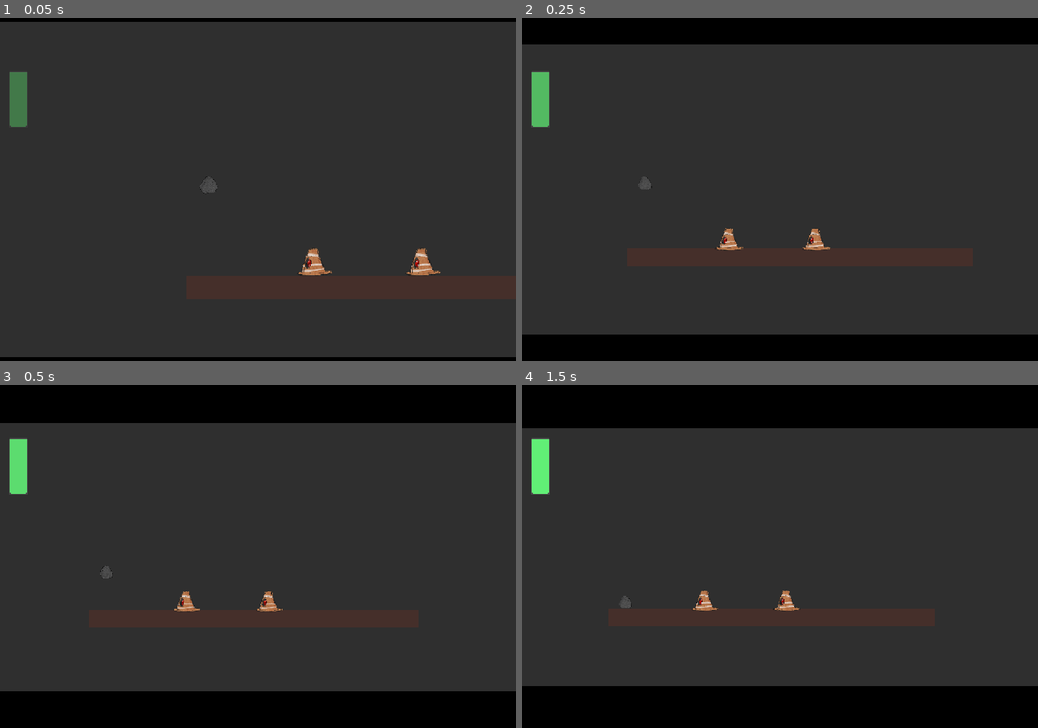
Above: before the commit, frames 1-4 (two rows, left to right).
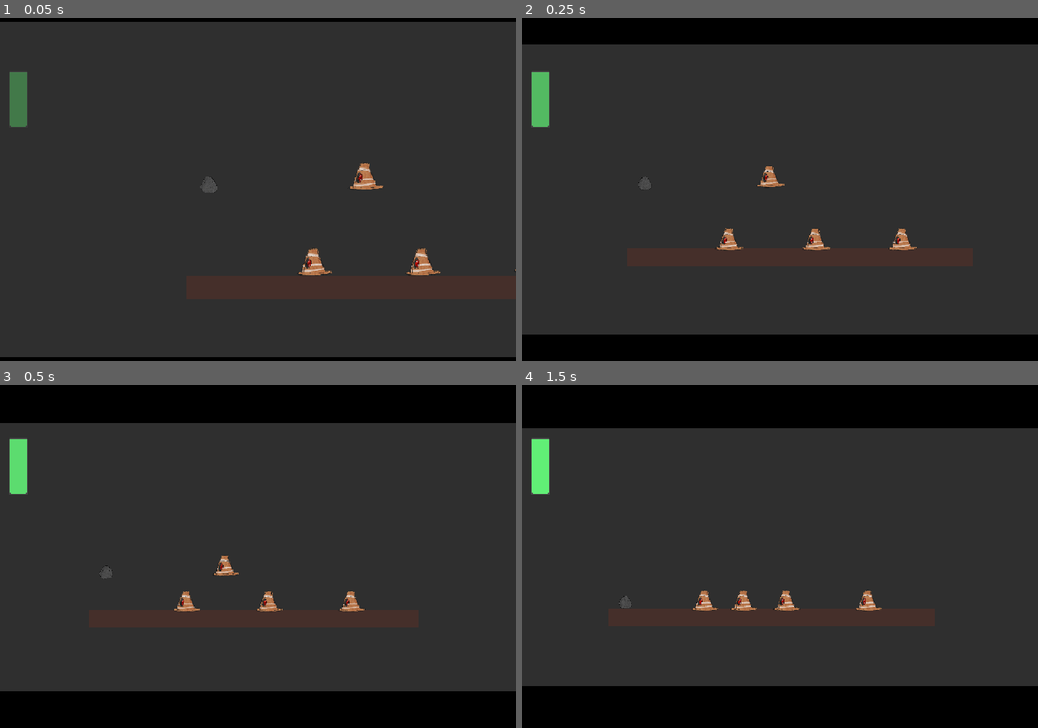
Above: after the commit, the same moments.

Repository: NotBirds/Not-Birds
Game: Godot game, scene res://scenes/levels/tests/enemies_test.tscn
Two runs of this game, one before a commit and one after it. Both use one fixed random seed, a clock stepped at 60 frames per second and the inputs below. This scene is started directly instead of the project's main scene. Sound files missing from this copy of the repository are replaced by a short silence.
Inputs (mouse positions are in pixels of both pictures, inside the frame that each line leads up to):
- Up to frame 1 (0.05 s): no input
- Up to frame 2 (0.25 s): no input
- Up to frame 3 (0.5 s): no input
- Up to frame 4 (1.5 s): move the mouse to (630, 573) at 0.52 s; press the mouse at (630, 573) at 0.53 s; move the mouse to (676, 577) at 1.27 s; release the mouse at (676, 577) at 1.28 s; click (676, 577) at 1.35 s

The runs differ from the first frame. In frame 1, 0.3% of the frame differs, in the area x 38-100%, y 42-74%; in frame 2, 0.3%, in the area x 22-77%, y 43-68%; in frame 3, 0.3%; in frame 4, 0.3%.

Commit message:
Add repelling and pulling enemies

Diff:
--- a/default_bus_layout.tres
+++ b/default_bus_layout.tres
@@ -1,4 +1,4 @@
 [gd_resource type="AudioBusLayout" format=2]
 
 [resource]
-bus/0/volume_db = -22.5766
+bus/0/volume_db = -9.63761
--- a/project.godot
+++ b/project.godot
@@ -19,6 +19,11 @@
 "language": "GDScript",
 "path": "res://scripts/destroyable.gd"
 }, {
+"base": "Destroyable",
+"class": "Enemy",
+"language": "GDScript",
+"path": "res://scripts/enemy.gd"
+}, {
 "base": "RigidBody2D",
 "class": "WithForce",
 "language": "GDScript",
@@ -27,6 +32,7 @@
 _global_script_class_icons={
 "BirdKiller": "",
 "Destroyable": "",
+"Enemy": "",
 "WithForce": ""
 }
 
@@ -38,10 +44,6 @@
 boot_splash/image="res://assets/sprites/enemy.png"
 boot_splash/bg_color=Color( 1, 0, 0.843137, 1 )
 config/icon="res://assets/icon.png"
-
-[audio]
-
-default_bus_layout=""
 
 [autoload]
 
--- /dev/null
+++ b/scenes/entities/enemies/enemy_floating.tscn
@@ -0,0 +1,7 @@
+[gd_scene load_steps=3 format=2]
+
+[ext_resource path="res://scenes/entities/enemies/enemy.tscn" type="PackedScene" id=1]
+[ext_resource path="res://scripts/enemy_floating.gd" type="Script" id=2]
+
+[node name="enemy" instance=ExtResource( 1 )]
+script = ExtResource( 2 )
--- /dev/null
+++ b/scenes/entities/enemies/enemy_puller.tscn
@@ -0,0 +1,15 @@
+[gd_scene load_steps=3 format=2]
+
+[ext_resource path="res://scenes/entities/enemies/enemy_repeler.tscn" type="PackedScene" id=1]
+
+[sub_resource type="CircleShape2D" id=1]
+radius = 384.083
+
+[node name="enemy_puller" instance=ExtResource( 1 )]
+force = -10.0
+
+[node name="CollisionShape2D" parent="repel_zone" index="0"]
+shape = SubResource( 1 )
+
+[node name="projectile" parent="repel_zone" index="1"]
+default_color = Color( 1, 0, 0, 1 )
--- /dev/null
+++ b/scenes/entities/enemies/enemy_repeler.tscn
@@ -0,0 +1,22 @@
+[gd_scene load_steps=4 format=2]
+
+[ext_resource path="res://scenes/entities/enemies/enemy.tscn" type="PackedScene" id=1]
+[ext_resource path="res://scripts/enemy_repeler.gd" type="Script" id=3]
+
+[sub_resource type="CircleShape2D" id=1]
+radius = 152.0
+
+[node name="enemy_repeler" instance=ExtResource( 1 )]
+script = ExtResource( 3 )
+force = 40.0
+
+[node name="repel_zone" type="Area2D" parent="." index="0"]
+collision_layer = 0
+
+[node name="CollisionShape2D" type="CollisionShape2D" parent="repel_zone" index="0"]
+modulate = Color( 0.160784, 0.0666667, 0.988235, 1 )
+shape = SubResource( 1 )
+
+[node name="projectile" type="Line2D" parent="repel_zone" index="1"]
+points = PoolVector2Array( 0, 0, 0, 0 )
+default_color = Color( 1, 1, 1, 1 )
--- a/scenes/entities/enemies/enemy_shooter.tscn
+++ /dev/null
@@ -1,21 +0,0 @@
-[gd_scene load_steps=4 format=2]
-
-[ext_resource path="res://scenes/entities/enemies/enemy.tscn" type="PackedScene" id=1]
-[ext_resource path="res://scripts/projectile_detection.gd" type="Script" id=2]
-
-[sub_resource type="CircleShape2D" id=1]
-radius = 152.0
-
-[node name="enemy" instance=ExtResource( 1 )]
-
-[node name="range" type="Area2D" parent="." index="0"]
-collision_layer = 0
-script = ExtResource( 2 )
-
-[node name="CollisionShape2D" type="CollisionShape2D" parent="range" index="0"]
-modulate = Color( 0.160784, 0.0666667, 0.988235, 1 )
-shape = SubResource( 1 )
-
-[node name="projectile" type="Line2D" parent="range" index="1"]
-points = PoolVector2Array( 0, 0, 0, 0 )
-default_color = Color( 1, 1, 1, 1 )
--- a/scenes/entities/scnBird.tscn
+++ b/scenes/entities/scnBird.tscn
@@ -36,6 +36,7 @@
 position = Vector2( -1.4, 6.2 )
 scale = Vector2( 0.2, 0.2 )
 frames = SubResource( 2 )
+frame = 1
 playing = true
 
 [node name="csHitbox" type="CollisionShape2D" parent="."]
--- a/scenes/levels/tests/enemies_test.tscn
+++ b/scenes/levels/tests/enemies_test.tscn
@@ -8,13 +8,21 @@
 [ext_resource path="res://scenes/entities/levelObjects/fight_zone.tscn" type="PackedScene" id=6]
 [ext_resource path="res://scenes/entities/levelObjects/camera_checkpoint.tscn" type="PackedScene" id=7]
 [ext_resource path="res://scenes/entities/enemies/enemy.tscn" type="PackedScene" id=8]
-[ext_resource path="res://scenes/entities/enemies/enemy_shooter.tscn" type="PackedScene" id=9]
+[ext_resource path="res://scenes/entities/enemies/enemy_repeler.tscn" type="PackedScene" id=9]
+[ext_resource path="res://scenes/entities/enemies/enemy_puller.tscn" type="PackedScene" id=10]
+[ext_resource path="res://scenes/entities/enemies/enemy_floating.tscn" type="PackedScene" id=11]
 
 [sub_resource type="RectangleShape2D" id=1]
 extents = Vector2( 64, 64 )
 
 [sub_resource type="RectangleShape2D" id=2]
 extents = Vector2( 16, 448 )
+
+[sub_resource type="RectangleShape2D" id=3]
+extents = Vector2( 16, 416 )
+
+[sub_resource type="RectangleShape2D" id=4]
+extents = Vector2( 607.75, 16 )
 
 [node name="level" type="Node2D"]
 
@@ -44,11 +52,25 @@
 position = Vector2( 1168, -128 )
 shape = SubResource( 2 )
 
+[node name="CollisionShape2D2" type="CollisionShape2D" parent="entities/fight_zone/bird_killer" index="1"]
+position = Vector2( -80, -160 )
+shape = SubResource( 3 )
+
+[node name="CollisionShape2D3" type="CollisionShape2D" parent="entities/fight_zone/bird_killer" index="2"]
+position = Vector2( 544.25, -592 )
+shape = SubResource( 4 )
+
 [node name="enemy" parent="entities/fight_zone/enemies" index="0" instance=ExtResource( 8 )]
 position = Vector2( 296, 216 )
 
 [node name="enemy2" parent="entities/fight_zone/enemies" index="1" instance=ExtResource( 9 )]
 position = Vector2( 600, 216 )
+
+[node name="enemy_repeler" parent="entities/fight_zone/enemies" index="2" instance=ExtResource( 10 )]
+position = Vector2( 904, 208 )
+
+[node name="enemy3" parent="entities/fight_zone/enemies" index="3" instance=ExtResource( 11 )]
+position = Vector2( 440, -24 )
 
 [node name="new_spawnpoint" parent="entities/fight_zone" index="5"]
 position = Vector2( 0, 232 )
--- a/scenes/levels/tests/scnLevel.tscn
+++ b/scenes/levels/tests/scnLevel.tscn
@@ -5,7 +5,7 @@
 [ext_resource path="res://scenes/entities/levelObjects/construction/triangle_wood.tscn" type="PackedScene" id=3]
 [ext_resource path="res://scenes/entities/levelObjects/construction/circle.tscn" type="PackedScene" id=4]
 [ext_resource path="res://assets/sprites/cursor.png" type="Texture" id=5]
-[ext_resource path="res://scenes/entities/enemies/enemy_shooter.tscn" type="PackedScene" id=6]
+[ext_resource path="res://scenes/entities/enemies/enemy_repeler.tscn" type="PackedScene" id=6]
 [ext_resource path="res://assets/sprites/checkpoint.png" type="Texture" id=7]
 
 [sub_resource type="RectangleShape2D" id=2]
--- a/scripts/enemy.gd
+++ b/scripts/enemy.gd
@@ -1,3 +1,4 @@
+class_name Enemy
 extends Destroyable
 
 onready var signal_manager = $"/root/SignalManager"
--- /dev/null
+++ b/scripts/enemy_floating.gd
@@ -0,0 +1,4 @@
+extends Enemy
+
+func _physics_process(delta):
+	._physics_process(delta)
--- /dev/null
+++ b/scripts/enemy_repeler.gd
@@ -0,0 +1,13 @@
+extends Enemy
+
+export(float) var force = 40.0
+onready var repel_zone = $repel_zone
+onready var projectile = $repel_zone/projectile
+
+func _physics_process(delta):
+	._physics_process(delta)
+	for body in repel_zone.get_overlapping_bodies():
+		if body is RigidBody2D && body.get_collision_layer_bit(1):
+			var impulse = to_local(body.global_position).normalized()
+			body.linear_velocity += (to_global(impulse) - repel_zone.global_position) * force
+			projectile.points[1] = to_local(body.global_position)
--- a/scripts/projectile_detection.gd
+++ /dev/null
@@ -1,8 +0,0 @@
-extends Area2D
-
-func _physics_process(delta):
-	for body in get_overlapping_bodies():
-		if body is RigidBody2D && body.get_collision_layer_bit(1):
-			var impulse = to_local(body.global_position).normalized()
-			body.linear_velocity += (to_global(impulse) - global_position) * 40.0
-			$projectile.points[1] = to_local(body.global_position) #+ to_local(self.global_position)
Not shown: 1 places in scenes/levels/tests/enemies_test.tscn that only renumber resources
